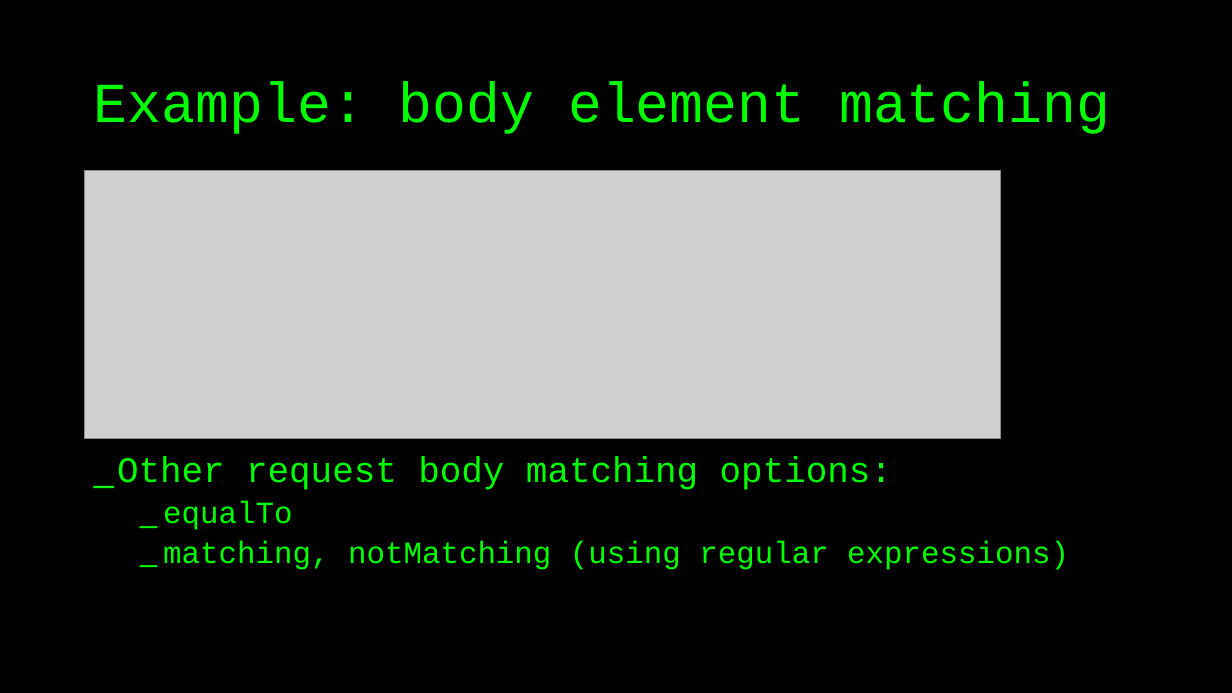
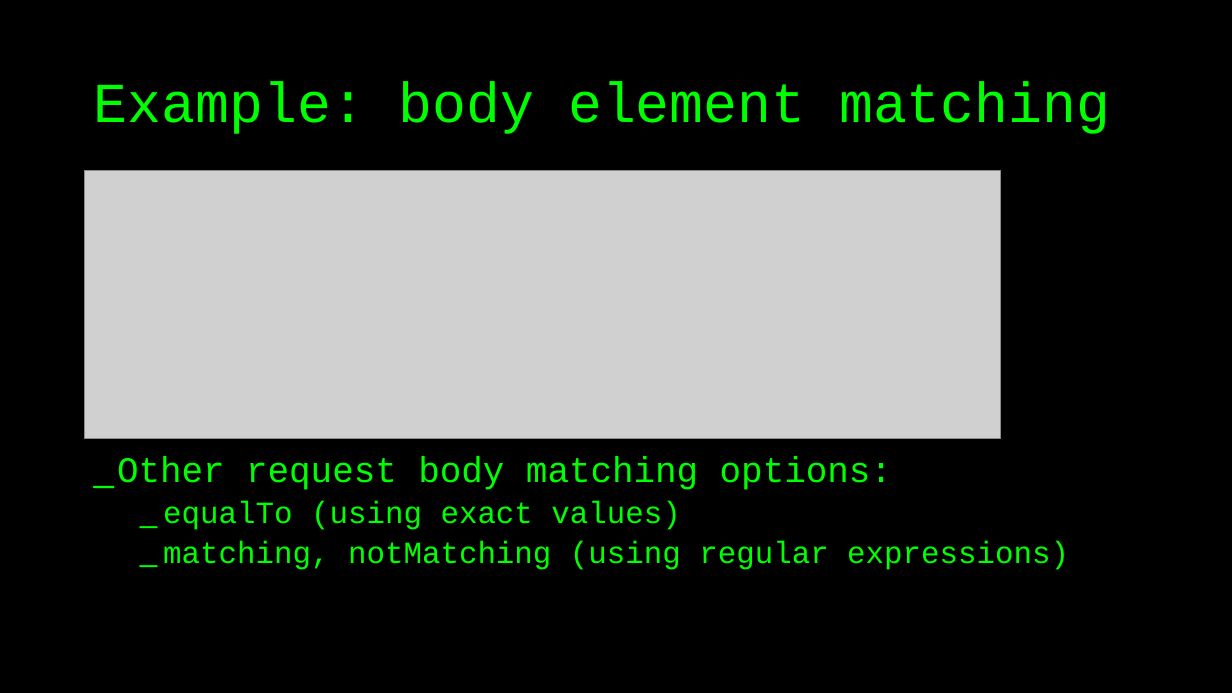
Before and after one commit to basdijkstra/wiremock-workshop, a slide deck: slide 25 of wiremock_workshop.pptx (slide 26 before the commit). Drawn at 1232x693 pixels with LibreOffice and Linux fonts; fonts in the diff are those of the drawing; grey boxes stand for pictures. Boxes give left, top, right and bottom in pixels: in the first picture for what was removed or moved away, otherwise in the second. Text is boxed around its words. In the diff, an @@ line names an element or a change of style, - is before the commit and + after.

```diff
--- a/wiremock_workshop.pptx
+++ b/wiremock_workshop.pptx
@@ text at <box>163,501,680,530</box>: text changed @@
-  _ equalTo
+  _ equalTo (using exact values)
```
Also in this commit, not shown: 5 other slides changed, 1 other file.
